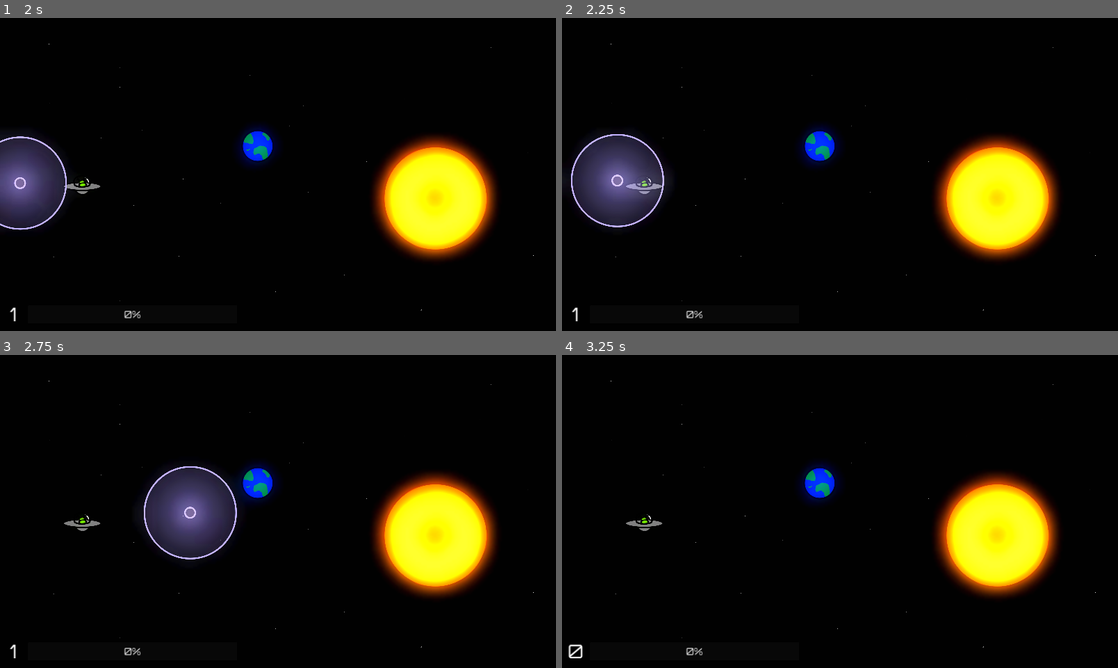
Above: before the commit, frames 1-4 (two rows, left to right).
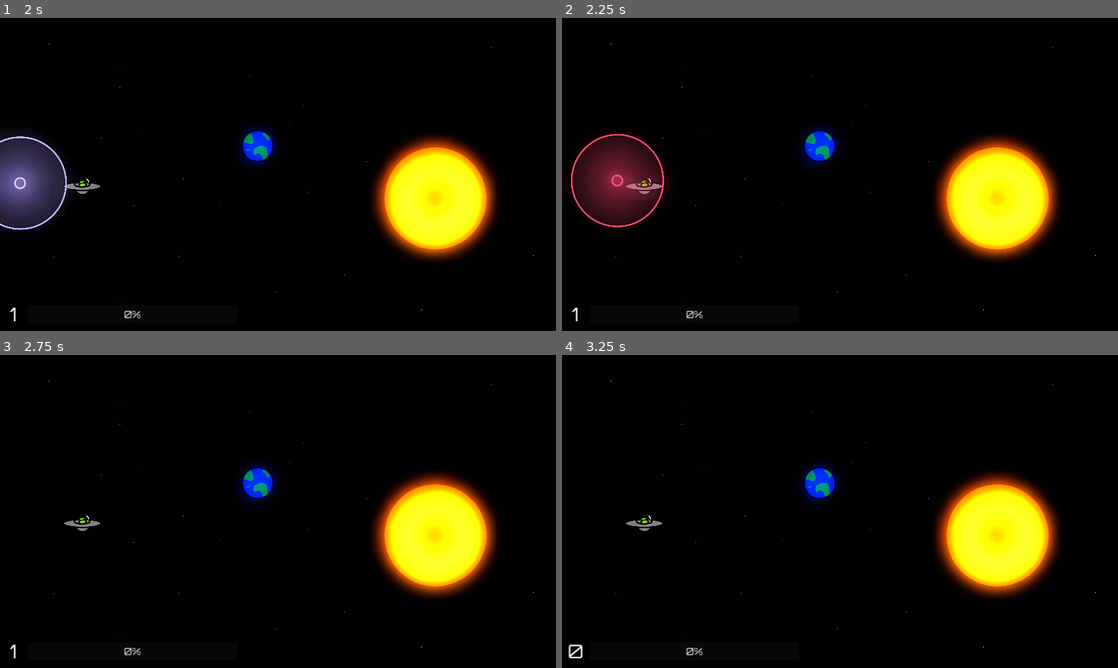
Above: after the commit, the same moments.

Repository: Afterglow375/godot_jam_03
Game: Godot game, scene res://scenes/ui/main_menu.tscn
Same seed, same stepped clock (60 frames per second), same inputs: the game is played once before the commit and once after it.
Inputs (mouse positions are in pixels of both pictures, inside the frame that each line leads up to):
- Up to frame 1 (2 s): click "Start" at 0.5 s; tap Enter at 1.25 s; drag from (83, 183) to (433, 199) at 1.27 s
- Up to frame 2 (2.25 s): drag from (728, 190) to (995, 199) at 2.02 s
- Up to frame 3 (2.75 s): no input
- Up to frame 4 (3.25 s): move the mouse to (895, 442) at 2.77 s; tap R at 2.85 s; click (895, 442) at 2.92 s

Frame 1 is identical in both runs. In frame 2, 4.0% of the frame differs, in the area x 1-19%, y 37-67%; in frame 3, 4.0%, in the area x 25-43%, y 35-66%; in frame 4, nothing differs.

Commit message:
Added projectile exxplosion and shader, and audio manager for global sound effects

Diff:
--- a/project.godot
+++ b/project.godot
@@ -18,6 +18,7 @@
 [autoload]
 
 GameManager="*res://scripts/systems/game_manager.gd"
+AudioManager="*res://scripts/systems/audio_manager.gd"
 
 [display]
 
--- a/scenes/entities/projectile.tscn
+++ b/scenes/entities/projectile.tscn
@@ -1,7 +1,8 @@
-[gd_scene load_steps=17 format=3 uid="uid://bhyk5hbgs2hno"]
+[gd_scene load_steps=20 format=3 uid="uid://bhyk5hbgs2hno"]
 
 [ext_resource type="Script" path="res://scripts/entities/inner_projectile.gd" id="1_guw06"]
 [ext_resource type="Script" path="res://scripts/entities/outer_projectile.gd" id="2_p2sqb"]
+[ext_resource type="Shader" path="res://shaders/projectile.gdshader" id="3_2tpfj"]
 [ext_resource type="Texture2D" uid="uid://bvf6nvimyp48e" path="res://assets/sprites/projectile_bg.png" id="3_qwixt"]
 [ext_resource type="Texture2D" uid="uid://2pu4singbj38" path="res://assets/sprites/projectile.png" id="4_3mbai"]
 [ext_resource type="AudioStream" uid="uid://c5u8usi7w5iht" path="res://assets/audio/projectile_wall.wav" id="5_5pssr"]
@@ -12,6 +13,14 @@
 
 [sub_resource type="CircleShape2D" id="CircleShape2D_c8q60"]
 radius = 318.705
+
+[sub_resource type="ShaderMaterial" id="ShaderMaterial_ehkc1"]
+shader = ExtResource("3_2tpfj")
+shader_parameter/charge_amount = 0.0
+
+[sub_resource type="ShaderMaterial" id="ShaderMaterial_ixpjg"]
+shader = ExtResource("3_2tpfj")
+shader_parameter/charge_amount = 0.0
 
 [sub_resource type="CanvasItemMaterial" id="CanvasItemMaterial_gpk4v"]
 blend_mode = 1
@@ -69,9 +78,11 @@
 shape = SubResource("CircleShape2D_c8q60")
 
 [node name="Sprite2D" type="Sprite2D" parent="."]
+material = SubResource("ShaderMaterial_ehkc1")
 texture = ExtResource("3_qwixt")
 
 [node name="Sprite2D2" type="Sprite2D" parent="."]
+material = SubResource("ShaderMaterial_ixpjg")
 texture = ExtResource("4_3mbai")
 
 [node name="WallCollision" type="AudioStreamPlayer" parent="."]
--- a/scenes/entities/spaceship.tscn
+++ b/scenes/entities/spaceship.tscn
@@ -1,8 +1,7 @@
-[gd_scene load_steps=5 format=3 uid="uid://ctfq16ucdtgys"]
+[gd_scene load_steps=4 format=3 uid="uid://ctfq16ucdtgys"]
 
 [ext_resource type="Script" path="res://scripts/entities/spaceship.gd" id="1_sllql"]
 [ext_resource type="Texture2D" uid="uid://clqyml6hl7uvp" path="res://assets/sprites/alien.png" id="2_u6ml1"]
-[ext_resource type="AudioStream" uid="uid://dakhme185xper" path="res://assets/audio/projectile_shot.wav" id="3_5wit6"]
 
 [sub_resource type="CircleShape2D" id="CircleShape2D_c2t8e"]
 radius = 93.0054
@@ -30,7 +29,3 @@
 
 [node name="Sprite2D" type="Sprite2D" parent="."]
 texture = ExtResource("2_u6ml1")
-
-[node name="ShootSound" type="AudioStreamPlayer" parent="."]
-stream = ExtResource("3_5wit6")
-volume_db = -10.0
--- a/scenes/ui/win_popup.tscn
+++ b/scenes/ui/win_popup.tscn
@@ -1,7 +1,6 @@
-[gd_scene load_steps=3 format=3 uid="uid://bm8xkbphah7sv"]
+[gd_scene load_steps=2 format=3 uid="uid://bm8xkbphah7sv"]
 
 [ext_resource type="Script" path="res://scripts/ui/win_popup.gd" id="1_8d536"]
-[ext_resource type="AudioStream" uid="uid://c3w7enuyymyka" path="res://assets/audio/626950__maikkihapsis__tadaa.wav" id="3_4seb8"]
 
 [node name="WinPopup" type="CanvasLayer"]
 script = ExtResource("1_8d536")
@@ -80,11 +79,6 @@
 layout_mode = 2
 text = "Level Select"
 
-[node name="VictorySound" type="AudioStreamPlayer" parent="."]
-stream = ExtResource("3_4seb8")
-volume_db = -10.0
-pitch_scale = 1.34
-
 [connection signal="pressed" from="Panel/HBoxContainer/NextLevelButton" to="." method="_on_next_level_button_pressed"]
 [connection signal="pressed" from="Panel/HBoxContainer/RetryButton" to="." method="_on_retry_button_pressed"]
 [connection signal="pressed" from="Panel/HBoxContainer/LevelSelectButton" to="." method="_on_level_select_button_pressed"]
--- a/scripts/entities/inner_projectile.gd
+++ b/scripts/entities/inner_projectile.gd
@@ -1,38 +1,136 @@
 extends RigidBody2D
 
 signal projectile_destroyed
+signal explosion_charged
+signal charging_started(charge_time)
+signal explosion_triggered(fade_time)
 
-@onready var wall_collision_sound: AudioStreamPlayer = $WallCollision
+@onready var outer_projectile: Area2D = $"Outer Projectile"
+@onready var sprites: Array[Sprite2D] = [$Sprite2D, $Sprite2D2]
+
+# Get reference to the AudioManager singleton
+@onready var audio_manager = get_node("/root/AudioManager")
 
 const BASE_SPEED: float = 2000.0
 @export var lifetime: float = 5.0  # Time in seconds before projectile destroys itself
+@export var explosion_charge_time: float = 0.25  # Time to charge explosion
+@export var explosion_force: float = 600.0  # Force applied to rigidbodies
+@export var fade_duration: float = 0.15  # Duration of the fade-out animation
 
 var time_alive: float = 0.0
+var charging_explosion: bool = false
+var charge_time: float = 0.0
+var fading: bool = false
+var fade_time: float = 0.0
 
 # Called when the node enters the scene tree for the first time.
-func _ready():
+func _ready() -> void:
+	# Add to projectiles group for tracking
+	add_to_group("projectiles")
+
 	# Enable contact monitoring for collision detection
 	contact_monitor = true
 	max_contacts_reported = 1
+	set_charge_amount(0)
 
 # Called every frame. 'delta' is the elapsed time since the previous frame.
-func _process(delta):
-	# Check lifetime and destroy if expired
-	time_alive += delta
-	if time_alive >= lifetime:
-		destroy()
+func _process(delta: float) -> void:
+	# Handle fade animation timing
+	if fading:
+		fade_time += delta
 
-func _on_body_entered(body):
-	if body is StaticBody2D and not wall_collision_sound.playing:
-		wall_collision_sound.play()
+		# Map the fade time to shader values (0.95 to 1.0)
+		var fade_progress: float = 0.95 + (fade_time / fade_duration) * 0.05
+		fade_progress = min(fade_progress, 1.0)
+
+		# Update shader fade parameter
+		set_charge_amount(fade_progress)
+
+		# When fade animation is complete, start the destroy sequence
+		if fade_time >= fade_duration:
+			destroy()
+
+	# Only check for input when not already charging, fading, or destroying
+	if not charging_explosion and not fading:
+		# Check lifetime and destroy if expired
+		time_alive += delta
+		if time_alive >= lifetime:
+			destroy()
+		# Check for explosion trigger with direct mouse button check
+		if Input.is_mouse_button_pressed(MOUSE_BUTTON_LEFT):
+			start_charging_explosion()
+
+	# Handle explosion charging
+	if charging_explosion and not fading:
+		charge_time += delta
+
+		# Calculate normalized charge progress (clamped between 0 and 1)
+		var charge_progress: float = min(charge_time / explosion_charge_time, 0.95)  # Cap at 0.95 for shader
+
+		# Update shader for charging effect
+		set_charge_amount(charge_progress)
+
+		if charge_time >= explosion_charge_time:
+			trigger_explosion()
+
+func set_charge_amount(value: float) -> void:
+	for sprite in sprites:
+		var charge_shader: ShaderMaterial = sprite.material
+		if charge_shader:
+			charge_shader.set_shader_parameter("charge_amount", value)
+
+func _on_body_entered(body: Node) -> void:
+	if body is StaticBody2D:
+		# Play the wall collision sound
+		audio_manager.play(audio_manager.Audio.PROJECTILE_WALL)
 
 # Launch the projectile in the specified direction
 func launch(direction: Vector2, speed_multiplier: float = 1.0) -> void:
 	# Set the linear_velocity directly for RigidBody2D
 	linear_velocity = -direction * (BASE_SPEED * speed_multiplier)
 
-# Call this to manually destroy the projectile
+	# Play launch sound
+	audio_manager.play(audio_manager.Audio.PROJECTILE_SHOT)
+
+# Start the explosion charging sequence
+func start_charging_explosion() -> void:
+	charging_explosion = true
+	charge_time = 0.0
+
+	# Emit signal that charging has started with charge time duration
+	charging_started.emit(explosion_charge_time)
+
+	# Play the charge sound
+	audio_manager.play(audio_manager.Audio.DETONATE_EXPLOSION_CHARGE)
+
+# Trigger the actual explosion but start the fade effect before destroying
+func trigger_explosion() -> void:
+	# Signal that explosion is fully charged
+	explosion_charged.emit()
+
+	# Emit signal that explosion was triggered with fade duration
+	explosion_triggered.emit(fade_duration)
+
+	# Play explosion sound
+	audio_manager.play(audio_manager.Audio.DETONATE_EXPLOSION)
+
+	# Stop the projectile's movement
+	linear_velocity = Vector2.ZERO
+	freeze = true  # Freeze the RigidBody2D
+
+	# Apply force to all rigidbodies in the outer projectile area
+	var bodies = outer_projectile.get_overlapping_bodies()
+	for body in bodies:
+		if body is RigidBody2D and body != self:
+			var direction = (body.global_position - global_position).normalized()
+			body.apply_central_impulse(direction * explosion_force)
+
+	# Stop charging and start fading
+	charging_explosion = false
+	fading = true
+	fade_time = 0.0
+
+# Call this to immediately destroy the projectile
 func destroy() -> void:
-	# Emit signal before destruction
 	projectile_destroyed.emit()
 	queue_free()
--- a/scripts/entities/spaceship.gd
+++ b/scripts/entities/spaceship.gd
@@ -1,4 +1,6 @@
 extends Area2D
+
+signal projectile_created(projectile)
 
 const MAX_LINE_LENGTH: float = 500.0  # Adjust this value to change max length
 const ProjectileScene: PackedScene = preload("res://scenes/entities/projectile.tscn")
@@ -10,7 +12,6 @@
 var drag_started_in_area: bool = false
 var level: Node = null  # Reference to the level
 var ray_cast: RayCast2D = null  # RayCast for collision detection
-var shoot_sound: AudioStreamPlayer = null
 var can_shoot: bool = true  # True if user can shoot from spaceship, false if can't
 var earth: RigidBody2D = null  # Reference to the Earth node
 
@@ -18,7 +19,6 @@
 	line = $SlingshotLine
 	trajectory_line = $TrajectoryLine
 	ray_cast = $TrajectoryRaycast
-	shoot_sound = $ShootSound
 
 	# Store reference to the level
 	level = get_tree().current_scene
@@ -103,8 +103,7 @@
 		projectile.position = position
 
 		# Connect to the projectile's destruction signal
-		if projectile.has_signal("projectile_destroyed"):
-			projectile.projectile_destroyed.connect(_on_projectile_destroyed)
+		projectile.projectile_destroyed.connect(_on_projectile_destroyed)
 
 		# Calculate speed multiplier based on line length (0.0 to 1.0)
 		var speed_multiplier: float = current_line_end.length() / MAX_LINE_LENGTH
@@ -112,10 +111,11 @@
 		# Launch in the direction of the line with speed based on length
 		projectile.launch(current_line_end.normalized(), speed_multiplier)
 
+		# Emit signal that projectile was created
+		projectile_created.emit(projectile)
+
 		# Increment the score
 		increment_score()
-
-		shoot_sound.play()
 
 		# Disable shooting until reset externally
 		can_shoot = false
--- a/scripts/entities/sun.gd
+++ b/scripts/entities/sun.gd
@@ -5,10 +5,27 @@
 var updating_score: bool = false  # Track if we should update score
 var accuracy_score: int = 0
 var level: Node = null  # Reference to the level
+var projectile_alive: bool = false  # Track if projectile is still alive
+
+# Get reference to the AudioManager singleton
+@onready var audio_manager = get_node("/root/AudioManager")
 
 func _ready():
 	# Store reference to the level
 	level = get_tree().current_scene
+
+	# Connect to the spaceship's signals
+	var spaceship = get_node("../Spaceship")
+	spaceship.projectile_created.connect(_on_projectile_created)
+
+# Called when a projectile is created
+func _on_projectile_created(projectile):
+	projectile_alive = true
+	# Connect to the projectile's destroyed signal
+	projectile.projectile_destroyed.connect(_on_projectile_destroyed)
+
+func _on_projectile_destroyed():
+	projectile_alive = false
 
 func _on_body_entered(body):
 	if body.name == "Earth":
@@ -22,11 +39,12 @@
 
 func _process(delta):
 	if updating_score and earth:
-		if earth.is_moving():  # Only update if Earth is actually moving
-			update_score()
-		else:
-			updating_score = false  # Stop updating when Earth stops moving
-			round_win() # Triggers when earth is inside the sun area and stops moving
+		# Always update score as long as Earth is in sun
+		update_score()
+
+		# When Earth stops moving and the projectile is no longer alive, trigger win
+		if not earth.is_moving() and not projectile_alive:
+			level.level_won()
 
 func update_score():
 	if not earth:  # Prevent errors if Earth is null
@@ -42,7 +60,3 @@
 func calculate_score(distance: float, max_distance: float) -> int:
 	var score = max_score * (1.0 - clamp(distance / max_distance, 0.0, 1.0))
 	return round(score)
-
-func round_win():
-	level.calculate_final_score(accuracy_score)
-	level.level_won()
--- /dev/null
+++ b/scripts/systems/audio_manager.gd
@@ -0,0 +1,78 @@
+extends Node
+
+# Enum for all available audio clips
+enum Audio {
+	PROJECTILE_SHOT,
+	PROJECTILE_WALL,
+	EARTH_WALL,
+	DETONATE_EXPLOSION_CHARGE,
+	DETONATE_EXPLOSION,
+	TADAA
+}
+
+# Dictionary mapping Audio to their file paths and default volumes
+var _audio_data = {
+	Audio.PROJECTILE_SHOT: {
+		"path": "res://assets/audio/projectile_shot.wav",
+		"volume": -10.0
+	},
+	Audio.PROJECTILE_WALL: {
+		"path": "res://assets/audio/projectile_wall.wav",
+		"volume": -2.0
+	},
+	Audio.EARTH_WALL: {
+		"path": "res://assets/audio/earth_wall.wav",
+		"volume": -3.0
+	},
+	Audio.DETONATE_EXPLOSION_CHARGE: {
+		"path": "res://assets/audio/detonate_explosion_charge.wav",
+		"volume": -1.0
+	},
+	Audio.DETONATE_EXPLOSION: {
+		"path": "res://assets/audio/detonate_explosion.wav",
+		"volume": 0.0
+	},
+	Audio.TADAA: {
+		"path": "res://assets/audio/626950__maikkihapsis__tadaa.wav",
+		"volume": -5.0
+	}
+}
+
+# Preload audio resources for efficiency
+var _preloaded_audio = {}
+
+func _ready() -> void:
+	# Preload all audio resources
+	for clip_id in _audio_data.keys():
+		var path = _audio_data[clip_id]["path"]
+		_preloaded_audio[clip_id] = load(path)
+
+	print("AudioManager initialized with ", _preloaded_audio.size(), " audio clips")
+
+# Play an audio clip at the specified volume (can override default volume)
+# Returns the created AudioStreamPlayer so you can connect to its signals if needed
+func play(clip_id: int, override_volume: float = -100) -> AudioStreamPlayer:
+	if not _audio_data.has(clip_id):
+		push_error("AudioManager: Invalid audio clip ID: " + str(clip_id))
+		return null
+
+	if not _preloaded_audio.has(clip_id) or _preloaded_audio[clip_id] == null:
+		push_error("AudioManager: Audio clip not preloaded: " + str(clip_id))
+		return null
+
+	# Create a new AudioStreamPlayer
+	var player = AudioStreamPlayer.new()
+	add_child(player)
+
+	# Set the stream and volume
+	player.stream = _preloaded_audio[clip_id]
+	var volume = override_volume if override_volume != -100 else _audio_data[clip_id]["volume"]
+	player.volume_db = volume
+
+	# Connect the finished signal to auto-cleanup
+	player.finished.connect(player.queue_free)
+
+	# Play the sound
+	player.play()
+
+	return player
--- a/scripts/systems/level.gd
+++ b/scripts/systems/level.gd
@@ -11,6 +11,9 @@
 var is_paused: bool = false
 var level_finished: bool = false
 var charge_bar: ProgressBar = null
+
+# Get reference to the AudioManager singleton
+@onready var audio_manager = get_node("/root/AudioManager")
 
 func _ready() -> void:
 	add_hud()
@@ -101,7 +104,12 @@
 	return final_score
 
 func level_won() -> void:
+	if level_finished:
+		return
+
 	level_finished = true
+	calculate_final_score(accuracy_score)
+	audio_manager.play(audio_manager.Audio.TADAA)
 
 	# If paused, unpause the level first
 	if is_paused:
--- a/scripts/ui/win_popup.gd
+++ b/scripts/ui/win_popup.gd
@@ -3,8 +3,6 @@
 signal next_level
 signal retry_level
 signal victory_achieved
-
-@onready var victory_sound: AudioStreamPlayer = $VictorySound
 
 func _ready():
 	hide()
@@ -12,7 +10,6 @@
 func show_victory_screen(shot_count: int, accuracy_score: int) -> void:
 	emit_signal("victory_achieved")
 	set_scores(shot_count, accuracy_score)
-	play_victory_sound()
 	show()
 
 func set_scores(shot_count: int, accuracy_score: int):
@@ -21,9 +18,6 @@
 	$Panel/VBoxContainer/ShotsLabel.text = "Shots Taken: " + str(shot_count)
 	$Panel/VBoxContainer/AccuracyLabel.text = "Accuracy Score: " + str(accuracy_score)
 	$Panel/VBoxContainer/TotalScoreLabel.text = "Total Score: " + str(total_score)
-
-func play_victory_sound() -> void:
-	victory_sound.play()
 
 func _on_level_select_button_pressed() -> void:
 	get_tree().change_scene_to_file("res://scenes/ui/level_select.tscn")
--- /dev/null
+++ b/shaders/projectile.gdshader
@@ -0,0 +1,49 @@
+shader_type canvas_item;
+
+// Charge amount from 0.0 to 1.0
+uniform float charge_amount : hint_range(0.0, 1.0) = 0.0;
+
+void vertex() {
+	// Called for every vertex the material is visible on.
+}
+
+void fragment() {
+	// Called for every pixel the material is visible on.
+
+	// Get the original texture color
+	vec4 original_color = texture(TEXTURE, UV);
+
+	// Only apply effects to non-transparent parts of the texture
+	if (original_color.a > 0.0) {
+		// Mix original color with red based on charge amount
+		vec3 charging_color = mix(original_color.rgb, vec3(1.0, 0.1, 0.1), charge_amount);
+
+		// Simple fade out when fully charged
+		float fade_threshold = 0.95;
+
+		if (charge_amount >= fade_threshold) {
+			// Calculate how far we are into the fade effect (0.0 to 1.0)
+			float fade_progress = (charge_amount - fade_threshold) / (1.0 - fade_threshold);
+
+			// Gradually fade out the alpha
+			float alpha_fade = original_color.a * (1.0 - fade_progress);
+
+			// When at fade threshold, turn to pure white and then fade out
+			vec3 white_color = vec3(1.0, 1.0, 1.0);
+
+			// Output with white color and fading alpha
+			COLOR = vec4(white_color, alpha_fade);
+		} else {
+			// Normal charging effect
+			COLOR = vec4(charging_color, original_color.a);
+		}
+	} else {
+		// Keep fully transparent pixels as is
+		COLOR = original_color;
+	}
+}
+
+//void light() {
+	// Called for every pixel for every light affecting the CanvasItem.
+	// Uncomment to replace the default light processing function with this one.
+//}
Not shown, added: assets/audio/detonate_explosion.wav.import
Not shown, added: assets/audio/detonate_explosion_charge.wav.import
Not shown, changed: .gitignore
Not shown, added: assets/audio/detonate_explosion.wav
Not shown, added: assets/audio/detonate_explosion_charge.wav
